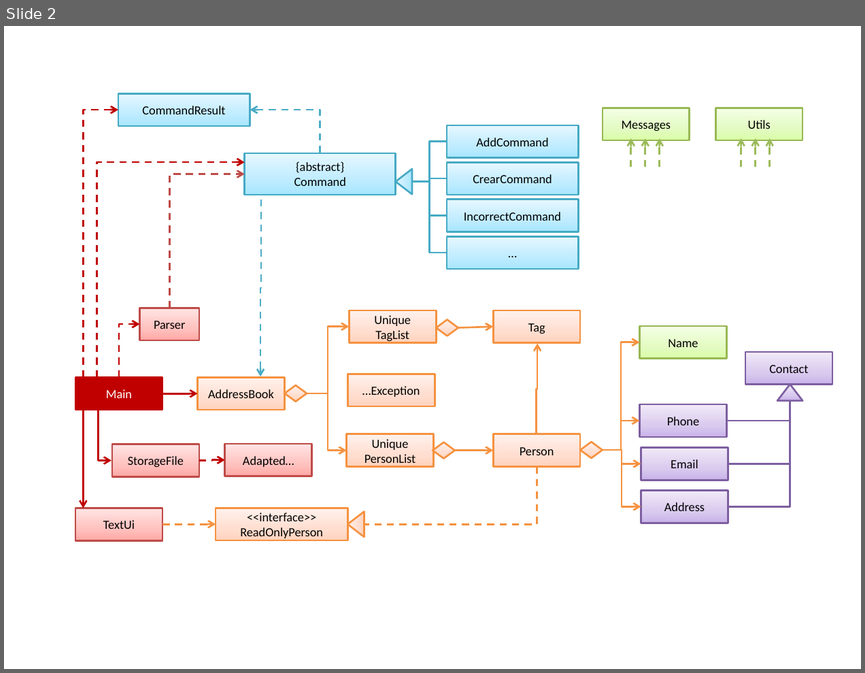
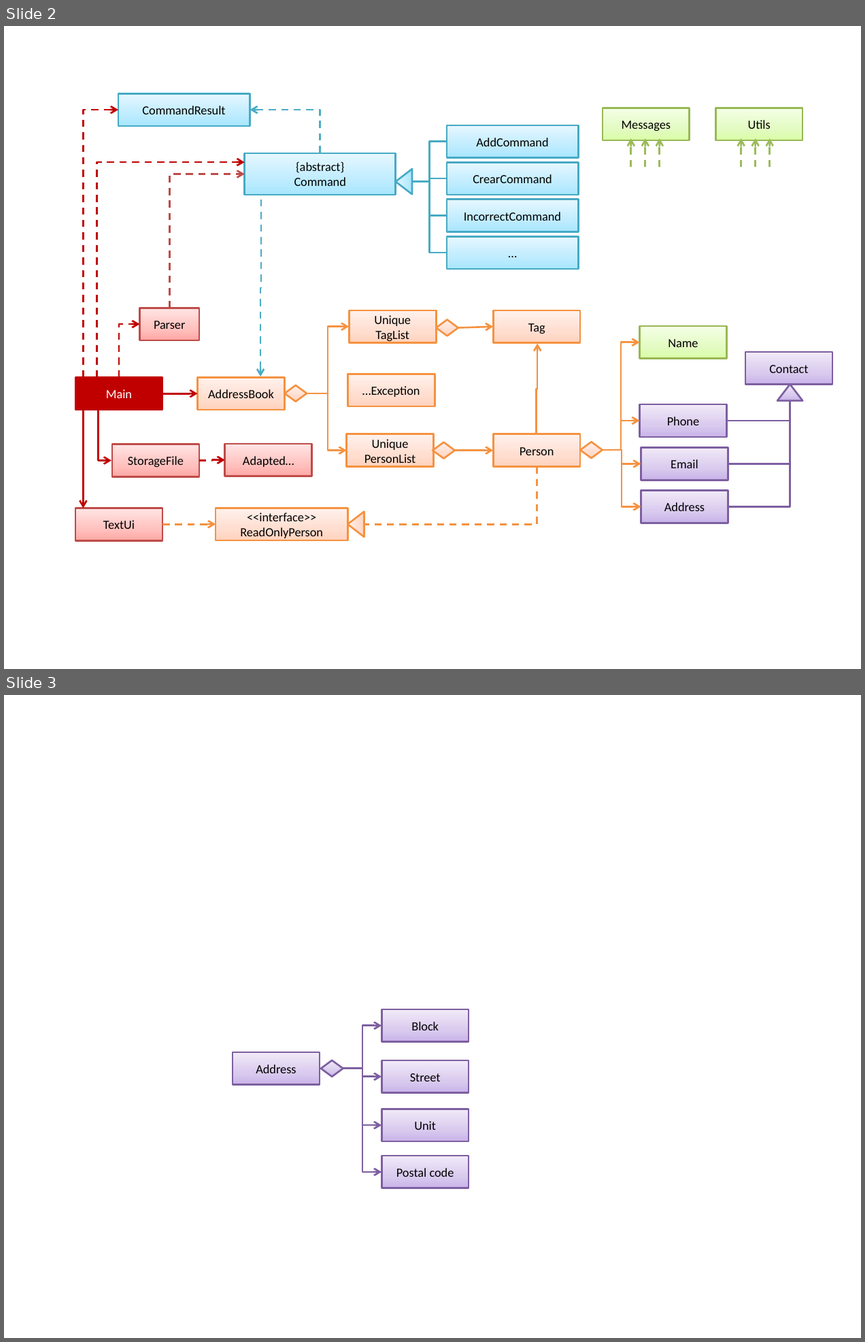
Before and after one commit to se-edu/addressbook-level2, a slide deck: doc/Diagrams.pptx. Shown one above the other, each under a label of ours: slide 2 before the commit, slides 2 and 3 after it. The pictures are 865x673 and 865x1342 pixels, drawn with LibreOffice and Linux fonts; fonts in the diff are those of the drawing. Boxes give left, top, right and bottom in pixels: in the first picture for what was removed or moved away, otherwise in the second. Text is boxed around its words. In the diff, an @@ line names an element or a change of style, - is before the commit and + after.

```diff
--- a/doc/Diagrams.pptx
+++ b/doc/Diagrams.pptx
@@ slide 3 added at (x1=4, y1=695, x2=861, y2=1338), background #FFFFFF @@
@@ rectangle added at (x1=382, y1=1009, x2=469, y2=1042), fill gradient #C9B5E8 to #D8CBEE to #F0EAF9, outline #7D60A0 1.5 pt, 10.5 pt, text #000000 @@
+Block
@@ elbow arrow added from (343, 1068) to (382, 1025), #7D60A0 1.5 pt @@
@@ rectangle added at (x1=232, y1=1052, x2=320, y2=1085), fill gradient #C9B5E8 to #D8CBEE to #F0EAF9, outline #7D60A0 1.5 pt, 10.5 pt, text #000000 @@
+Address
@@ diamond added at (x1=321, y1=1060, x2=343, y2=1076), fill gradient #C9B5E8 to #D8CBEE to #F0EAF9, outline #7D60A0 1.5 pt @@
@@ rectangle added at (x1=382, y1=1060, x2=469, y2=1093), fill gradient #C9B5E8 to #D8CBEE to #F0EAF9, outline #7D60A0 1.5 pt, 10.5 pt, text #000000 @@
+Street
@@ elbow arrow added from (343, 1068) to (382, 1125), #7D60A0 1.5 pt @@
@@ elbow arrow added from (343, 1068) to (382, 1172), #7D60A0 1.5 pt @@
@@ elbow arrow added from (343, 1068) to (382, 1076), #7D60A0 1.5 pt @@
@@ rectangle added at (x1=382, y1=1109, x2=469, y2=1141), fill gradient #C9B5E8 to #D8CBEE to #F0EAF9, outline #7D60A0 1.5 pt, 10.5 pt, text #000000 @@
+Unit
@@ rectangle added at (x1=382, y1=1155, x2=469, y2=1187), fill gradient #C9B5E8 to #D8CBEE to #F0EAF9, outline #7D60A0 1.5 pt, 10.5 pt, text #000000 @@
+Postal code
```
Also in this commit, not shown: 2 other files.
